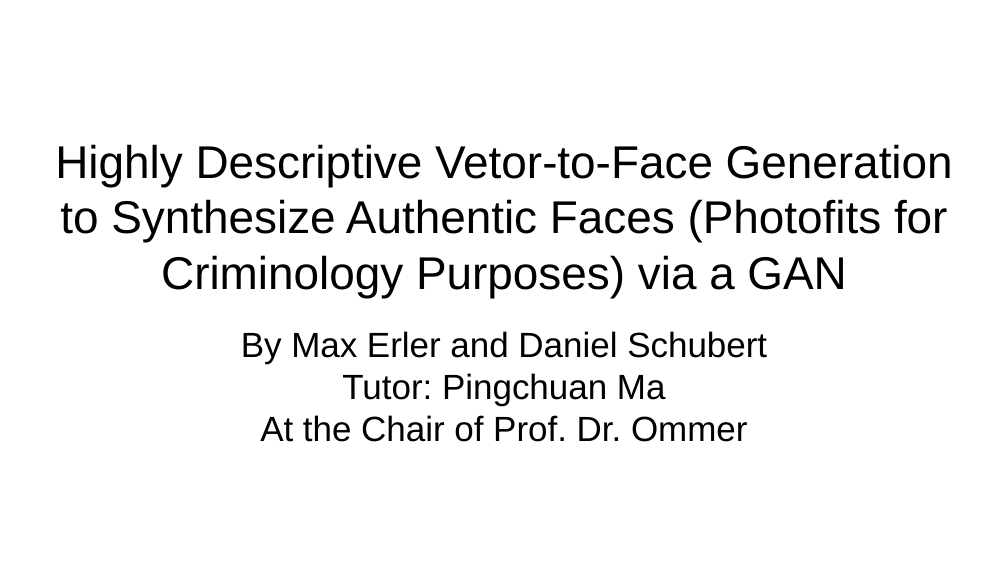
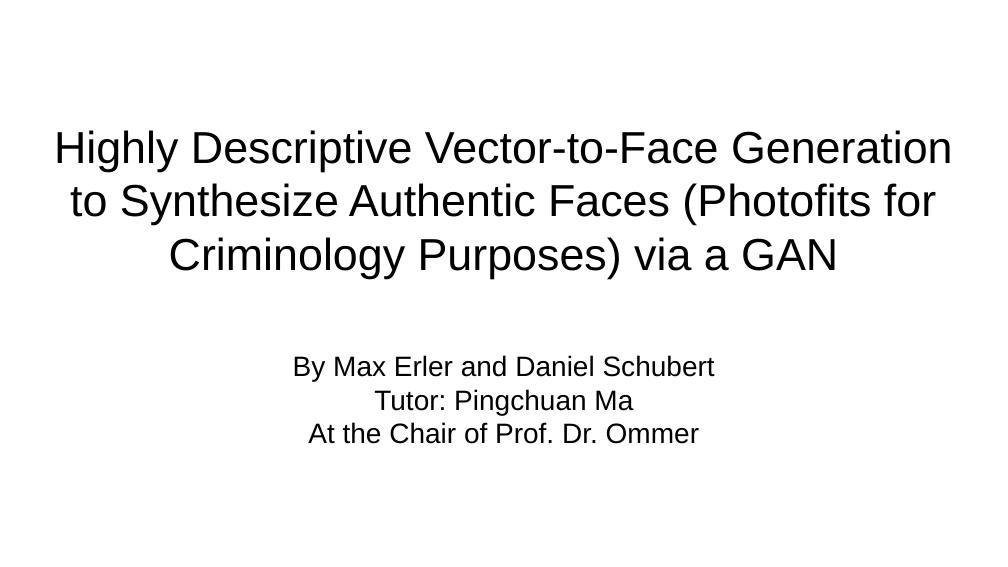
Before and after one commit to maximotus/cv-dl22-text-to-photofit-GAN, a slide deck: slide 1 of report/report.pptx. Drawn at 1008x567 pixels with LibreOffice and Linux fonts; fonts in the diff are those of the drawing. Boxes give left, top, right and bottom in pixels: in the first picture for what was removed or moved away, otherwise in the second. Text is boxed around its words. In the diff, an @@ line names an element or a change of style, - is before the commit and + after.

Commit message:
finished presentation (excluded passport of daniel for privacy reasons)

```diff
--- a/report/report.pptx
+++ b/report/report.pptx
@@ title at box(54, 130, 953, 279): text changed; size 32.8 to 32 pt @@
-Highly Descriptive Vetor-to-Face Generation to Synthesize Authentic Faces (Photofits for Criminology Purposes) via a GAN
+Highly Descriptive Vector-to-Face Generation to Synthesize Authentic Faces (Photofits for Criminology Purposes) via a GAN
@@ subtitle "By Max Erler and Daniel ...": place and size @@
-subtitle "By Max Erler and Daniel ..." at box(241, 331, 767, 442)
+subtitle "By Max Erler and Daniel ..." at box(293, 355, 715, 444)
@@ subtitle "By Max Erler and Daniel ..." at box(293, 355, 715, 444): size 25 to 20 pt @@
```
Also in this commit, not shown: 3 other slides changed, 4 slides added, 1 slide removed.
